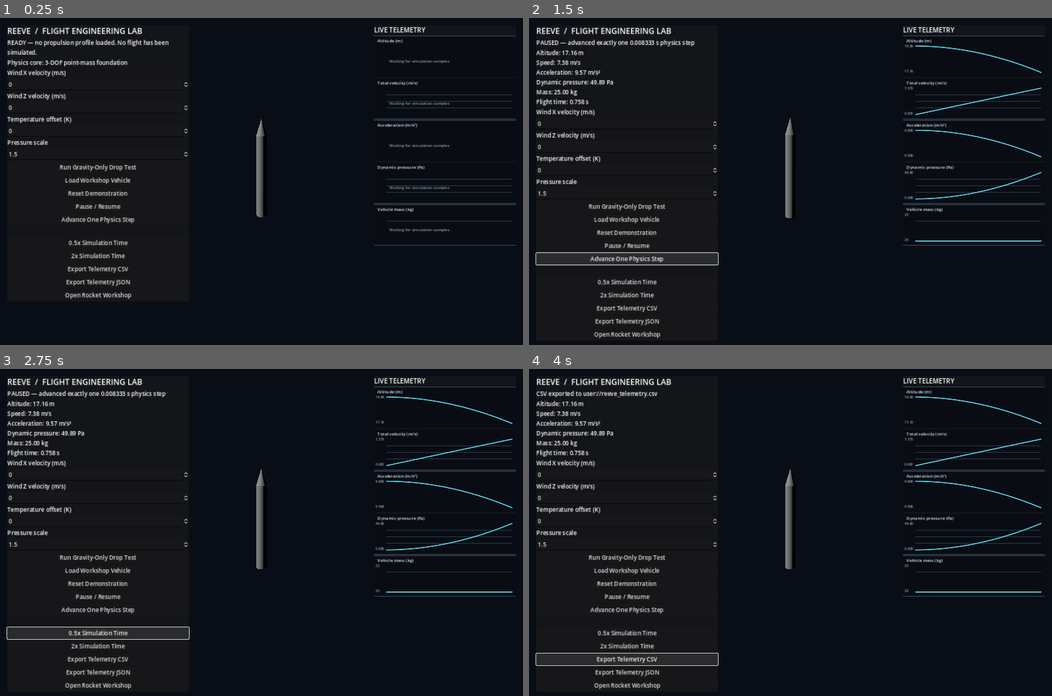
Above: before the commit, frames 1-4 (two rows, left to right).
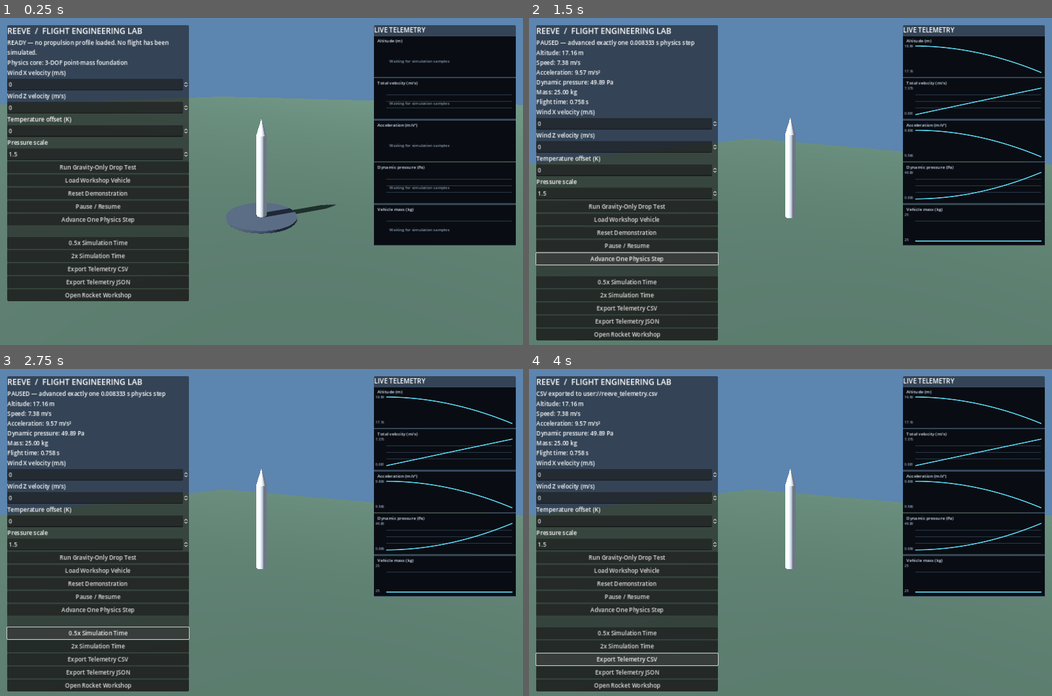
Above: after the commit, the same moments.

Repository: Inflare12/Reeve
Game: Godot game, scene res://scenes/main/main.tscn
Two runs of this game, one before a commit and one after it. Both use one fixed random seed, a clock stepped at 60 frames per second and the inputs below.
Inputs:
- Up to frame 1 (0.25 s): no input
- Up to frame 2 (1.5 s): click "Run Gravity-Only Drop Test" at 0.5 s; click "Advance One Physics Step" at 1.25 s
- Up to frame 3 (2.75 s): click "0.5x Simulation Time" at 2 s
- Up to frame 4 (4 s): click "2x Simulation Time" at 2.75 s; click "Export Telemetry CSV" at 3.5 s

The runs differ from the first frame. In frame 1, 67% of the frame differs, in the area x 0-100%, y 0-100%; in frame 2, 67%; in frame 3, 67%; in frame 4, 68%.

Commit message:
Build lightweight 3D launch environment with ground plane, pad and ambient lighting

Diff:
--- a/scripts/main.gd
+++ b/scripts/main.gd
@@ -16,6 +16,7 @@
 var workshop_configuration: ReeveRocketConfiguration
 
 func _ready() -> void:
+	_build_flight_environment()
 	camera.look_at(Vector3(0.0, 2.0, 0.0), Vector3.UP)
 	status_label.text = "READY — no propulsion profile loaded. No flight has been simulated."
 
@@ -111,6 +112,47 @@
 		status_label.text = "GROUND CONTACT — demonstration complete"
 	elif not simulation.last_error.is_empty():
 		status_label.text = "SIMULATION ERROR — %s" % simulation.last_error
+
+func _build_flight_environment() -> void:
+	var world_environment := WorldEnvironment.new()
+	world_environment.name = "FlightWorldEnvironment"
+	var environment := Environment.new()
+	environment.background_mode = Environment.BG_COLOR
+	environment.background_color = Color(0.36, 0.52, 0.69)
+	environment.ambient_light_source = Environment.AMBIENT_SOURCE_COLOR
+	environment.ambient_light_color = Color(0.72, 0.78, 0.86)
+	environment.ambient_light_energy = 0.75
+	environment.tonemap_mode = Environment.TONE_MAPPER_FILMIC
+	world_environment.environment = environment
+	add_child(world_environment)
+
+	var ground := MeshInstance3D.new()
+	ground.name = "GroundPlane"
+	var ground_mesh := PlaneMesh.new()
+	ground_mesh.size = Vector2(300.0, 300.0)
+	ground.mesh = ground_mesh
+	ground.position = Vector3(0.0, -0.15, 0.0)
+	var ground_material := StandardMaterial3D.new()
+	ground_material.albedo_color = Color(0.19, 0.25, 0.21)
+	ground_material.roughness = 0.95
+	ground.material_override = ground_material
+	add_child(ground)
+
+	var launch_pad := MeshInstance3D.new()
+	launch_pad.name = "LaunchPad"
+	var pad_mesh := CylinderMesh.new()
+	pad_mesh.top_radius = 2.0
+	pad_mesh.bottom_radius = 2.0
+	pad_mesh.height = 0.14
+	pad_mesh.radial_segments = 32
+	launch_pad.mesh = pad_mesh
+	launch_pad.position = Vector3(0.0, -0.07, 0.0)
+	var pad_material := StandardMaterial3D.new()
+	pad_material.albedo_color = Color(0.24, 0.27, 0.31)
+	pad_material.metallic = 0.35
+	pad_material.roughness = 0.7
+	launch_pad.material_override = pad_material
+	add_child(launch_pad)
 
 func _add_environment_spinbox(label_text: String, minimum: float, maximum: float, initial: float, step: float) -> SpinBox:
 	var container := VBoxContainer.new()
